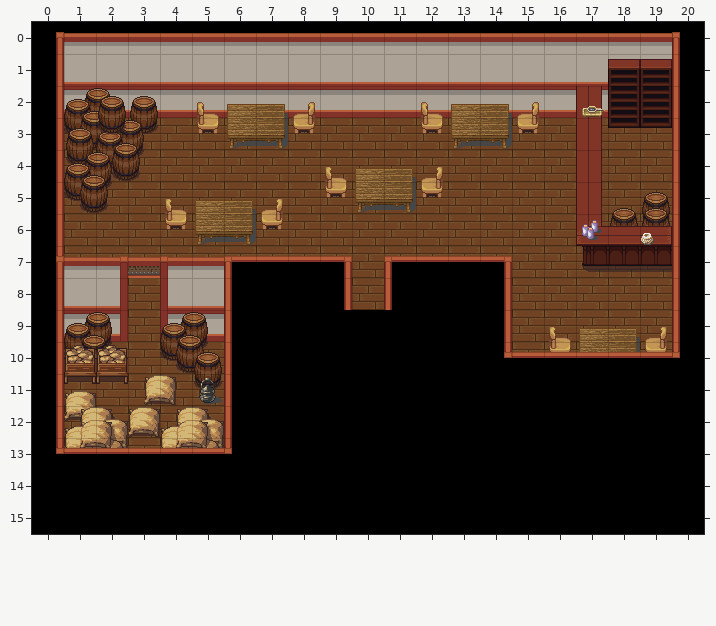
One commit to this Tiled map: maps/pub.tmx. That is the earlier state.
Cells are 32x32 px. Shown: x 0..20, y 0..15.
Now the later version:
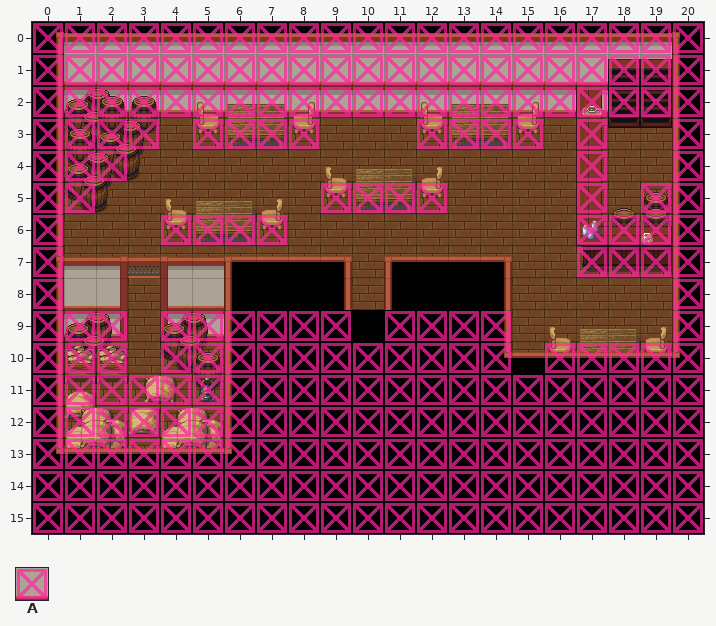
Key: from "collision": A 1.
_ is an empty cell, . an unchanged one.
Tiles of an added or newly shown layer are drawn over the layers below it.
See-through tiles are keyed as they look on the map.
Change:
--- layer "Collision" (now shown)
@@ x 0..20 @@
- 0 _____________________
- 1 _____________________
- 2 _____________________
- 3 ____.____...____._.._
- 4 ___.............._.._
- 5 __.......____...._.__
- 6 _...____.........____
- 7 _................____
- 8 _..................._
- 9 ___.______.____....._
-10 ___.___________._____
-11 _____________________
-12 _____________________
-13 _____________________
-14 _____________________
-15 _____________________
+ 0 AAAAAAAAAAAAAAAAAAAAA
+ 1 AAAAAAAAAAAAAAAAAAAAA
+ 2 AAAAAAAAAAAAAAAAAAAAA
+ 3 AAAA.AAAA...AAAA.A..A
+ 4 AAA..............A..A
+ 5 AA.......AAAA....A.AA
+ 6 A...AAAA.........AAAA
+ 7 A................AAAA
+ 8 A...................A
+ 9 AAA.AAAAAA.AAAA.....A
+10 AAA.AAAAAAAAAAA.AAAAA
+11 AAAAAAAAAAAAAAAAAAAAA
+12 AAAAAAAAAAAAAAAAAAAAA
+13 AAAAAAAAAAAAAAAAAAAAA
+14 AAAAAAAAAAAAAAAAAAAAA
+15 AAAAAAAAAAAAAAAAAAAAA
